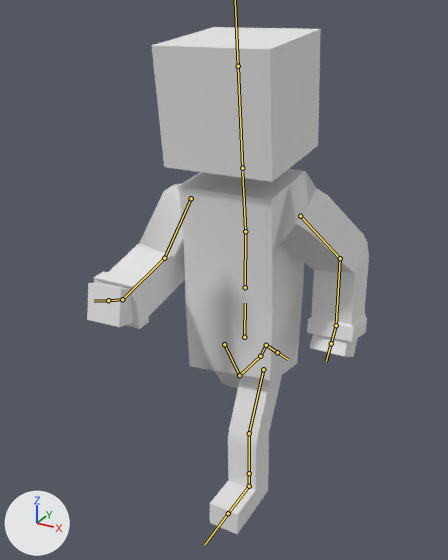
Renders of the FBX model Characters/Colby.fbx from each side of a commit.
Both versions are drawn from a camera (50 mm lens) standing at (4.69, -9.35, 8.97) and looking at (-0.39, -0.1, 4.35). Arrows for +X, +Y and +Z are at lower left; the lights stay in place. Both versions are drawn at frame 17 of the action 'Armature|Running'; the numbers are the values there. The bones that bend it are drawn over the model as lines.
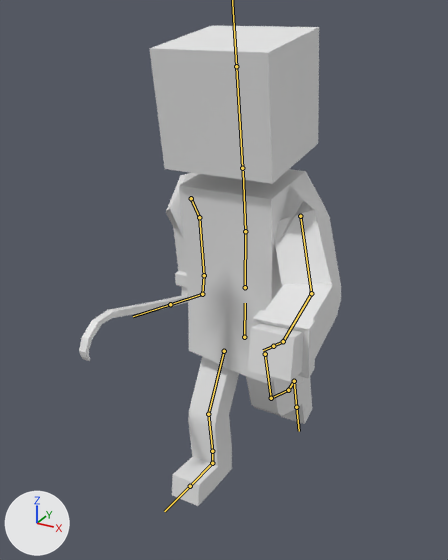
The change in detail:
Bone 'Bone.003' (bone_bone_003) turns from (0, 0, 0) to (0, 0, 2) degrees about its own x, y and z.
Bone 'Bone.004' (bone_bone_004) turns from (22, 8, 73) to (-46, -14, 77) degrees about its own x, y and z.
Bone 'Bone.005' (bone_bone_005) turns from (-9, 17, 58) to (-12, 14, 45) degrees about its own x, y and z.
Bone 'Bone.006' (bone_bone_006) turns from (-3, 2, 35) to (-3, 1, 18) degrees about its own x, y and z.
Bone 'Bone.007' (bone_bone_007) turns from (-32, 12, -72) to (32, -11, -71) degrees about its own x, y and z.
Bone 'Bone.008' (bone_bone_008) turns from (-12, -15, -44) to (-10, -16, -49) degrees about its own x, y and z.
Bone 'Bone.010' (bone_bone_010) moves from (0.0, 0.21, 0.0) to (0.05, -0.11, 0.0).
Bone 'Bone.010' (bone_bone_010) turns from (0, 0, 27) to (0, 0, -16) degrees about its own x, y and z.
Bone 'Bone.011' (bone_bone_011) turns from (28, 0, 0) to (53, 0, 0) degrees about its own x, y and z.
Bone 'Bone.012' (bone_bone_012) turns from (-1, 0, 0) to (31, 0, 0) degrees about its own x, y and z.
Bone 'Bone.016' (bone_bone_016) turns from (3, 0, 0) to (-7, 0, 0) degrees about its own x, y and z.
Bone 'Bone.013' (bone_bone_013) moves from (0.0, -0.11, 0.0) to (-0.02, 0.02, 0.0).
Bone 'Bone.013' (bone_bone_013) turns from (0, 0, -32) to (0, 0, 30) degrees about its own x, y and z.
Bone 'Bone.014' (bone_bone_014) turns from (0, 1, -57) to (0, 1, -36) degrees about its own x, y and z.
Bone 'Bone.015' (bone_bone_015) turns from (27, 0, 0) to (-5, 0, 0) degrees about its own x, y and z.
Bone 'Bone.017' (bone_bone_017) turns from (-26, 0, 0) to (8, 0, 0) degrees about its own x, y and z.

Changed parts and their boxes [x1, y1, x2, y2] in the pictures (448 x 560 px):
'Cube', posed (32% narrower): before [87, 27, 369, 534]; after [149, 26, 341, 506]
'Cube.001', now drawn: after [79, 294, 188, 361]
bone 'Bone.003', root to tip: before (242, 168) to (238, 66); after (242, 168) to (236, 66)
bone 'Bone.004', root to tip: before (191, 198) to (164, 258); after (191, 198) to (199, 217)
bone 'Bone.005', root to tip: before (164, 258) to (122, 299); after (199, 217) to (204, 275)
bone 'Bone.006', root to tip: before (122, 299) to (108, 300); after (204, 275) to (202, 294)
bone 'Bone.007', root to tip: before (300, 216) to (340, 258); after (300, 216) to (311, 293)
bone 'Bone.008', root to tip: before (340, 258) to (336, 325); after (311, 293) to (283, 341)
bone 'Bone.010', root to tip: before (263, 369) to (249, 433); after (265, 354) to (271, 398)
bone 'Bone.011', root to tip: before (249, 433) to (249, 473); after (271, 398) to (288, 390)
bone 'Bone.012', root to tip: before (249, 473) to (249, 486); after (288, 390) to (294, 381)
bone 'Bone.016', root to tip: before (249, 486) to (228, 513); after (294, 381) to (296, 407)
bone 'Bone.013', root to tip: before (224, 344) to (239, 375); after (224, 351) to (208, 414)
bone 'Bone.014', root to tip: before (239, 375) to (260, 356); after (208, 414) to (212, 451)
bone 'Bone.015', root to tip: before (260, 356) to (266, 345); after (212, 451) to (212, 463)
bone 'Bone.017', root to tip: before (266, 345) to (277, 352); after (212, 463) to (190, 486)
